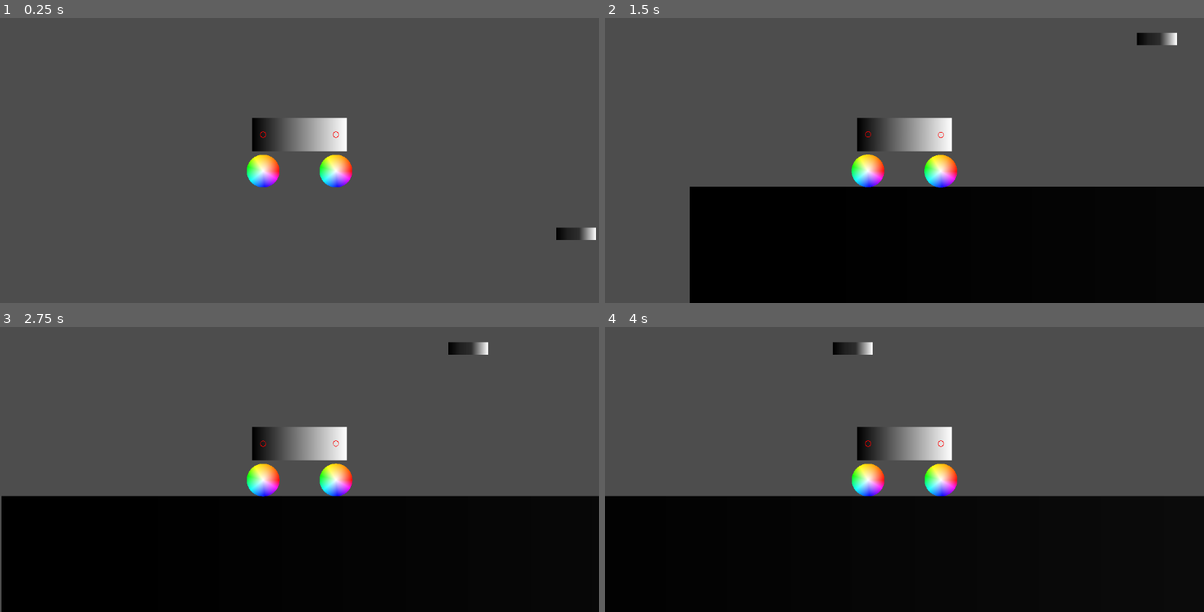
Above: before the commit, frames 1-4 (two rows, left to right).
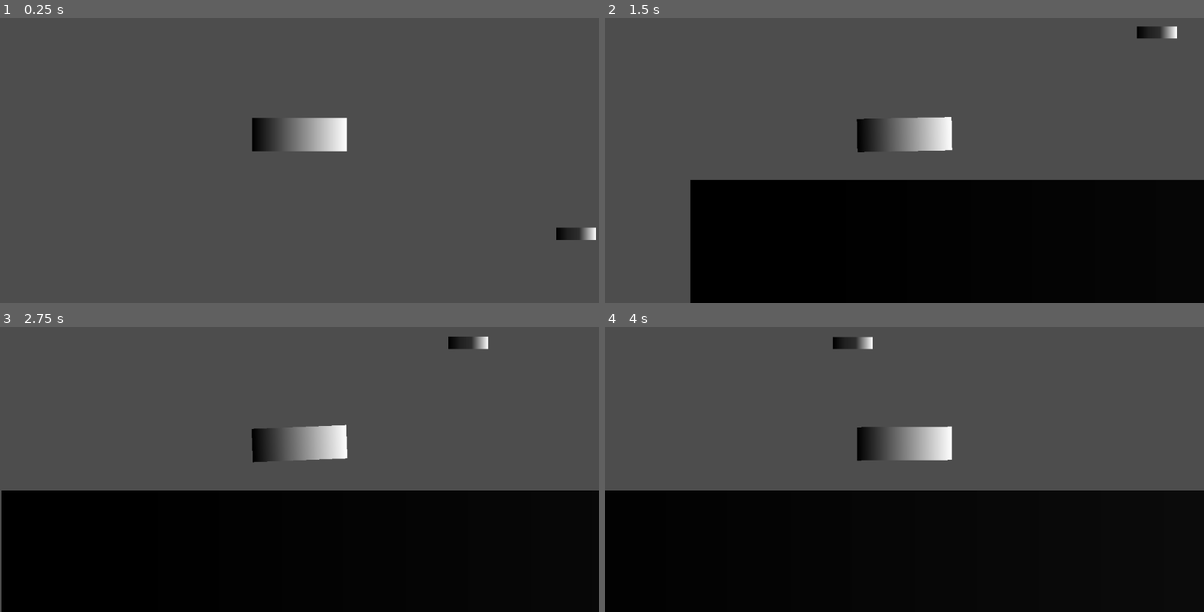
Above: after the commit, the same moments.

Repository: pmarkee/cargaem_demo
Game: Godot game, scene res://Main.tscn
Same seed, same stepped clock (60 frames per second), same inputs: the game is played once before the commit and once after it.
Inputs:
- Up to frame 1 (0.25 s): no input
- Up to frame 2 (1.5 s): hold Right (ui_right) 0.53-1.28 s; tap Space (ui_select) at 0.77 s
- Up to frame 3 (2.75 s): tap Space (ui_select) at 1.52 s; hold Right (ui_right) from 2.03 s (still down)
- Up to frame 4 (4 s): tap Space (ui_select) at 3.02, 3.77 s; release Right (ui_right) at 3.53 s

The runs differ from the first frame. In frame 1, 1.0% of the frame differs, in the area x 41-59%, y 39-60%; in frame 2, 3.3%; in frame 3, 3.4%, in the area x 0-100%, y 3-60%; in frame 4, 3.3%.

Commit message:
Fix v1 suspensions

Diff:
--- a/Main.tscn
+++ b/Main.tscn
@@ -18,7 +18,7 @@
 
 [node name="Vehicle" parent="." instance=ExtResource("2_yae0x")]
 position = Vector2(366, 88)
-variant = 3
+variant = 2
 
 [node name="Obstacle" type="StaticBody2D" parent="."]
 position = Vector2(898, 309)
--- a/Wheel.gd
+++ b/Wheel.gd
@@ -1,6 +1,6 @@
 extends Node2D
 
 
-@export var stiffness = 5000
-@export var damping = 2000
+@export var stiffness = 50000
+@export var damping = 20000
 @export var rest_distance = 100
